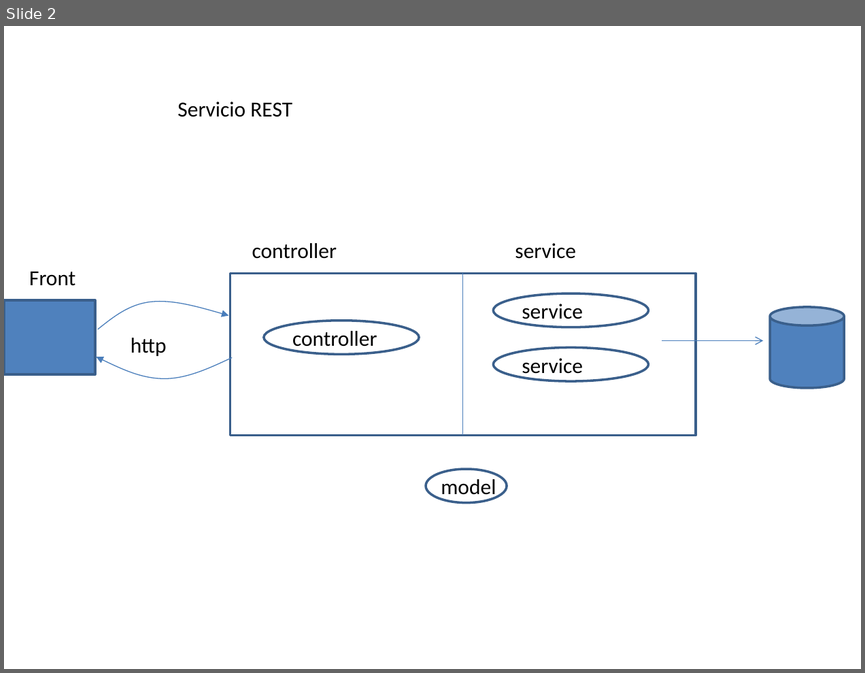
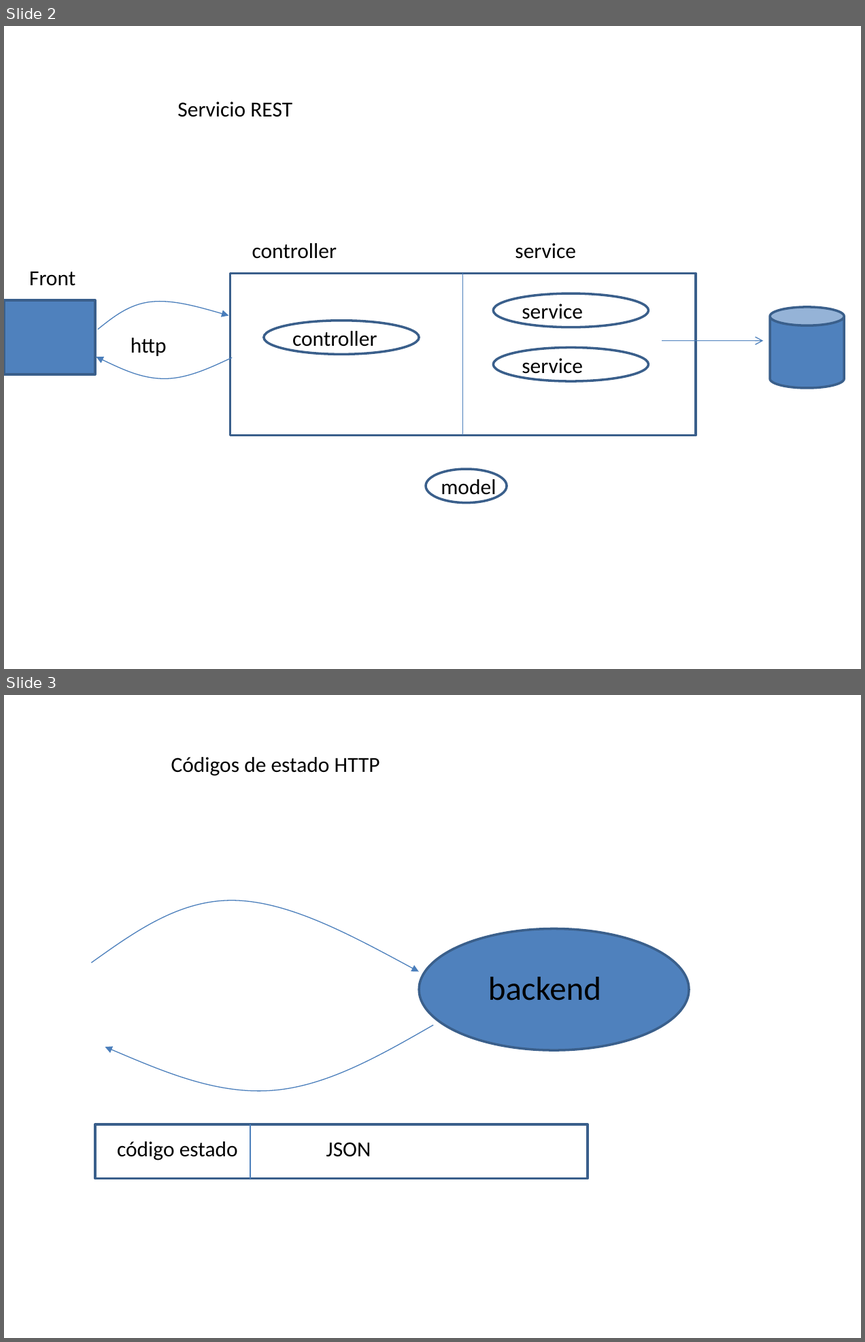
Before and after one commit to amartinsierra/nest2025, a slide deck: pizarra.pptx. Shown one above the other, each under a label of ours: slide 2 before the commit, slides 2 and 3 after it. The pictures are 865x673 and 865x1342 pixels, drawn with LibreOffice and Linux fonts; fonts in the diff are those of the drawing. Boxes give left, top, right and bottom in pixels: in the first picture for what was removed or moved away, otherwise in the second. Text is boxed around its words. In the diff, an @@ line names an element or a change of style, - is before the commit and + after.

```diff
--- a/pizarra.pptx
+++ b/pizarra.pptx
@@ slide 3 added at <box>4,695,861,1338</box>, background #FFFFFF @@
@@ text added at <box>171,757,380,776</box>, 18 pt, text #000000 @@
+Códigos de estado HTTP
@@ freeform shape added at <box>92,899,419,972</box>, outline #4B7EBC 0.75 pt @@
@@ ellipse added at <box>419,929,689,1051</box>, fill #4F81BD, outline #3A5F8C 2 pt @@
@@ text added at <box>488,977,601,1000</box>, 28 pt, text #000000 @@
+backend
@@ freeform shape added at <box>105,1025,433,1094</box>, outline #4B7EBC 0.75 pt @@
@@ rectangle added at <box>95,1124,587,1178</box>, outline #3A5F8C 2 pt @@
@@ text added at <box>117,1141,238,1160</box>, 18 pt, text #000000 @@
+código estado
@@ line added from (250, 1124) to (250, 1178), #4B7EBC 0.75 pt @@
@@ text added at <box>326,1142,371,1157</box>, 18 pt, text #000000 @@
+JSON
```
Also in this commit, not shown: 17 other files.
